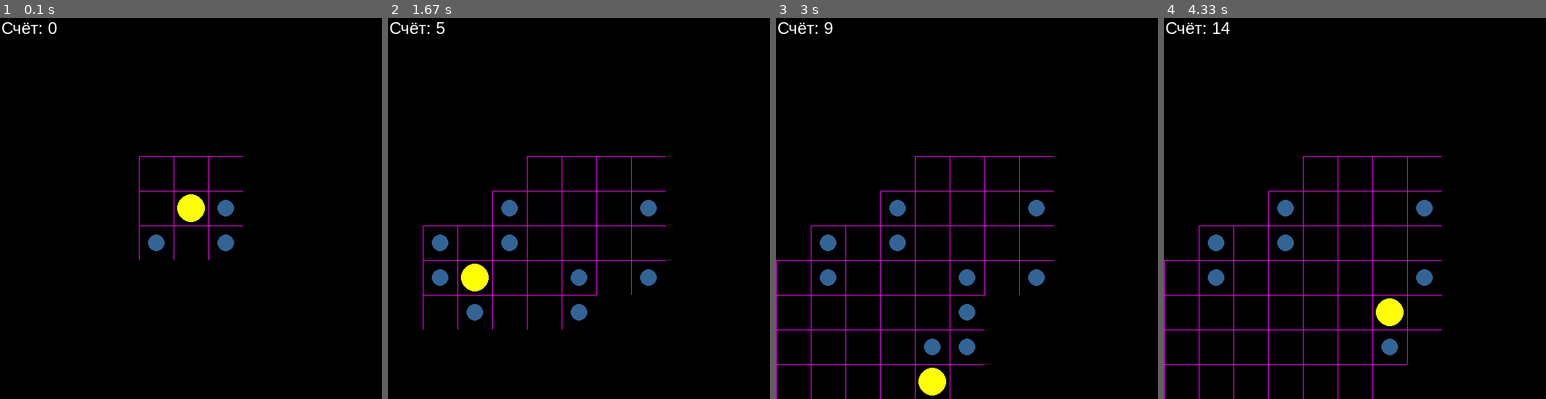
Above: before the commit, frames 1-4 (left to right).
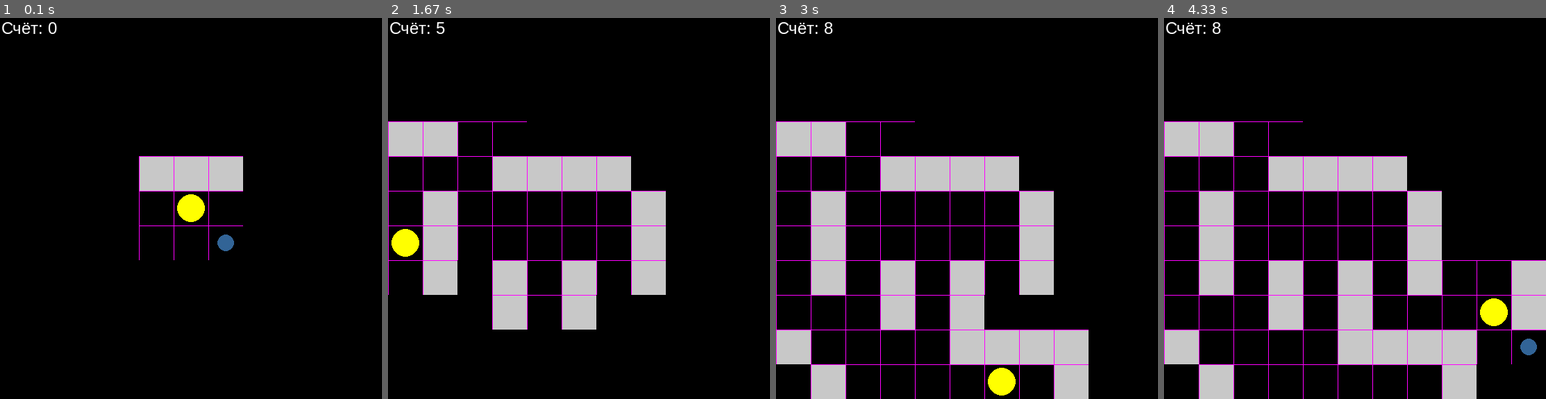
Above: after the commit, the same moments.

Repository: ryabinin13/pacman
Game: pygame game, started from pacman.py
Same seed, same stepped clock (60 frames per second), same inputs: the game is played once before the commit and once after it.
Inputs:
- Up to frame 1 (0.1 s): no input
- Up to frame 2 (1.67 s): tap Space at 0.33 s
- Up to frame 3 (3 s): no input
- Up to frame 4 (4.33 s): no input

The runs differ from the first frame. In frame 1, 2.7% of the frame differs, in the area x 36-64%, y 36-62%; in frame 2, 15%; in frame 3, 20%; in frame 4, 22%, in the area x 0-100%, y 1-100%.

Commit message:
пакман идет к награде либо к туману войны

Diff:
--- a/pacman.py
+++ b/pacman.py
@@ -1,7 +1,6 @@
 import time
 import pygame
 import random
-import math
 pygame.init()
 
 score = 0 #счетчик очков
@@ -47,7 +46,11 @@
             if self.x == 0:
                 return
             self.x -= SIZE_ONE_CELL
-
+class Node:
+    def __init__(self, x,y, parent=None):
+        self.x = x
+        self.y = y
+        self.parent = parent
 #считываю из файла координаты стен
 def read_list_from_line(filename, line_number, separator=' '):
     result = []
@@ -70,7 +73,7 @@
 SIZE_ONE_CELL = 50
 SIZE = COUNT_OF_CELL * SIZE_ONE_CELL
 COUNT_OF_WALL =8
-COUNT_OF_AWARDS = 50
+COUNT_OF_AWARDS = 15
 
 pacman = Pacman(SIZE/2 - SIZE_ONE_CELL/2, SIZE/2 - SIZE_ONE_CELL/2)
 
@@ -81,8 +84,8 @@
 random_number_of_maps = random.randint(1,100)
 walls_ = read_list_from_line('maps.txt', random_number_of_maps)
 walls = []
-#for w in walls_:
-#   walls.append(list(w))
+for w in walls_:
+  walls.append(list(w))
 
 #строим награды
 awards = []
@@ -148,52 +151,114 @@
     if [m[0], m[1]] in [[200, 200], [250, 200], [300, 200], [200, 250], [250, 250], [300, 250], [200, 300], [250, 300], [300, 300]]:
         clear_fog(m)
 
-for i in range(SIZE // SIZE_ONE_CELL):
-    for j in range(0, len(map), SIZE // SIZE_ONE_CELL):
-        print(map[i+j][2], end=" ")
-    print()
-print()
-def alghoritm_move():
+def is_fog(position):
+    for m in map:
+        if (position.x == m[0]) and (position.y == m[1]) and (m[2] == 0):
+            return True
+    return False
+def check_fog_of_war():
+    currentXY = Node(pacman.x, pacman.y)
+    neighbors = [currentXY]
+    start = None
+    while True:
+        current = neighbors.pop(0)
+        if is_fog(current):
+            start = current
+            break
+        for n in [[current.x + SIZE_ONE_CELL, current.y], [current.x - SIZE_ONE_CELL, current.y],
+                  [current.x, current.y + SIZE_ONE_CELL], [current.x, current.y - SIZE_ONE_CELL]]:
+            if n[0] < 0 or n[0] >= SIZE or n[1] < 0 or n[1] >= SIZE:
+                continue
+            if walls.count([n[0], n[1]]) > 0:
+                neighbor = Node(n[0], n[1])
+                if is_fog(neighbor):
+
+                    neighbors.append(neighbor)
+                continue
+            neighbor = Node(n[0], n[1])
+            neighbors.append(neighbor)
+    move = []
+    neighbors = [start]
+    finish = None
+    while True:
+        current = neighbors.pop(0)
+        if (current.x == pacman.x) and (current.y == pacman.y):
+            finish = current.parent
+            break
+        for n in [[current.x + SIZE_ONE_CELL, current.y], [current.x - SIZE_ONE_CELL, current.y],
+                  [current.x, current.y + SIZE_ONE_CELL], [current.x, current.y - SIZE_ONE_CELL]]:
+            if n[0] < 0 or n[0] >= SIZE or n[1] < 0 or n[1] >= SIZE:
+                continue
+            if walls.count([n[0], n[1]]) > 0:
+                continue
+            neighbor = Node(n[0], n[1], current)
+            neighbors.append(neighbor)
+    if finish is not None:
+        while current.parent is not None:
+            move_x = int((current.parent.x - current.x) / SIZE_ONE_CELL)
+            move_y = int((current.parent.y - current.y) / SIZE_ONE_CELL)
+            if move_x < 0:
+                move.append('l')
+            if move_x > 0:
+                move.append('r')
+            if move_y < 0:
+                move.append('u')
+            if move_y > 0:
+                move.append('d')
+            current = current.parent
+        move.append([finish.x, finish.y, 1])
+    return move
+def check_awards():
     three = []
     for m in map:
         if m[2] == 3:
+            award = Node(m[0], m[1])
             move = []
-            move_x = int((m[0] - pacman.x)/SIZE_ONE_CELL)
-            move_y = int((m[1] - pacman.y)/SIZE_ONE_CELL)
-            if move_x < 0:
-                for x in range(abs(move_x)):
-                    move.append('l')
-            if move_x > 0:
-                for x in range(abs(move_x)):
-                    move.append('r')
-            if move_y < 0:
-                for x in range(abs(move_y)):
-                    move.append('u')
-            if move_y > 0:
-                for x in range(abs(move_y)):
-                    move.append('d')
-            move.append(m)
-            three.append(move)
-    best_way = []
+            neighbors = [award]
+            finish = None
+            while True:
+                current = neighbors.pop(0)
+                if (current.x == pacman.x) and (current.y == pacman.y):
+                    finish = current
+                    break
+                for n in [[current.x + SIZE_ONE_CELL, current.y], [current.x - SIZE_ONE_CELL, current.y], [current.x, current.y + SIZE_ONE_CELL], [current.x, current.y - SIZE_ONE_CELL]]:
+                    if n[0] < 0 or n[0] >= SIZE or n[1] < 0 or n[1] >= SIZE:
+                        continue
+                    if walls.count([n[0], n[1]]) > 0:
+                        continue
+                    neighbor = Node(n[0], n[1], current)
+                    neighbors.append(neighbor)
+            if finish is not None:
+                while current.parent is not None:
+                    move_x = int((current.parent.x - current.x) / SIZE_ONE_CELL)
+                    move_y = int((current.parent.y - current.y) / SIZE_ONE_CELL)
+                    if move_x < 0:
+                        move.append('l')
+                    if move_x > 0:
+                        move.append('r')
+                    if move_y < 0:
+                        move.append('u')
+                    if move_y > 0:
+                        move.append('d')
+                    current = current.parent
+                move.append(m)
+                three.append(move)
+    return three
+def alghoritm_move():
+    three = check_awards()
     if three:
         best_way = min(three, key=len)
         best_way[-1][2] = 1
         best_way.pop()
     else:
-        random_way = random.randint(1, 4)
-        if random_way == 1:
-            best_way.append('r')
-        if random_way == 2:
-            best_way.append('l')
-        if random_way == 3:
-            best_way.append('u')
-        if random_way == 4:
-            best_way.append('d')
+        best_way = check_fog_of_war()
+        best_way[-1][2] = 1
+        best_way.pop()
     currentXY = [pacman.x, pacman.y]
     for bv in best_way:
         if bv == 'l':
             for m in map:
-                if [m[0], m[1]] in [[currentXY[0] * SIZE_ONE_CELL, currentXY[1]], [currentXY[0] - 2 * SIZE_ONE_CELL, currentXY[1] - SIZE_ONE_CELL], [currentXY[0] - 2 * SIZE_ONE_CELL, currentXY[1] + SIZE_ONE_CELL]]:
+                if [m[0], m[1]] in [[currentXY[0] - 2*SIZE_ONE_CELL, currentXY[1]], [currentXY[0] - 2 * SIZE_ONE_CELL, currentXY[1] - SIZE_ONE_CELL], [currentXY[0] - 2 * SIZE_ONE_CELL, currentXY[1] + SIZE_ONE_CELL]]:
                     clear_fog(m)
             currentXY[0] = currentXY[0] - SIZE_ONE_CELL
         elif bv == 'r':
@@ -211,11 +276,6 @@
                 if [m[0], m[1]] in [[currentXY[0], currentXY[1] + 2 * SIZE_ONE_CELL], [currentXY[0] - SIZE_ONE_CELL, currentXY[1] + 2 * SIZE_ONE_CELL], [currentXY[0] + SIZE_ONE_CELL, currentXY[1] + 2 * SIZE_ONE_CELL]]:
                     clear_fog(m)
             currentXY[1] = currentXY[1] + SIZE_ONE_CELL
-    for i in range(SIZE // SIZE_ONE_CELL):
-        for j in range(0, len(map), SIZE // SIZE_ONE_CELL):
-            print(map[i+j][2], end=" ")
-        print()
-    print()
     return best_way
 
 create_map()
@@ -250,7 +310,7 @@
                 create_map()
                 visibility()
             elif event.key == pygame.K_SPACE:
-                for i in range(200):
+                for i in range(50):
                     move = alghoritm_move()
                     for m in move:
                         directions = {'r' : "right", 'l' :"left", 'u':"up", 'd':"down"}
@@ -261,7 +321,7 @@
                         score_count()
                         pacman.draw()
                         pygame.display.flip()
-                        pygame.time.delay(200)
+                        pygame.time.delay(100)
     pygame.draw.rect(sc, (0, 0, 0), (2, 2, 90, 25))
     score_count()
     pacman.draw()
